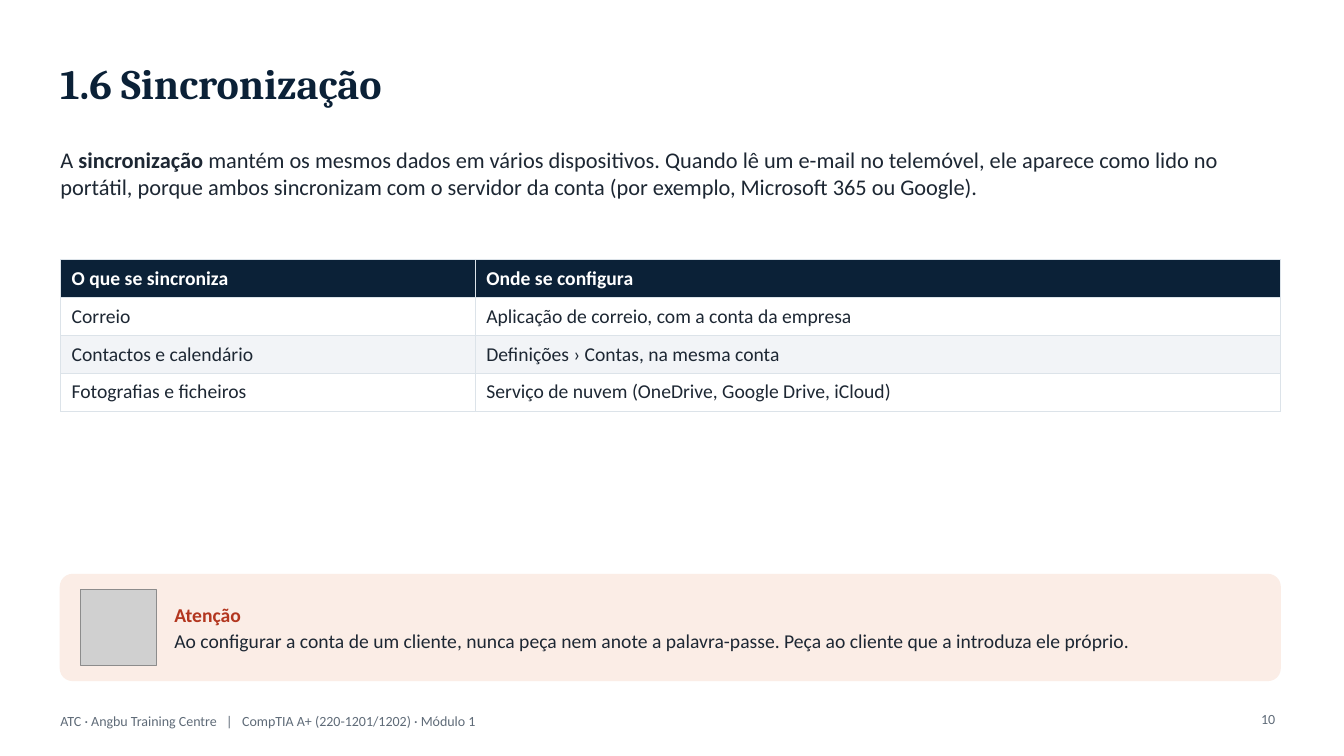
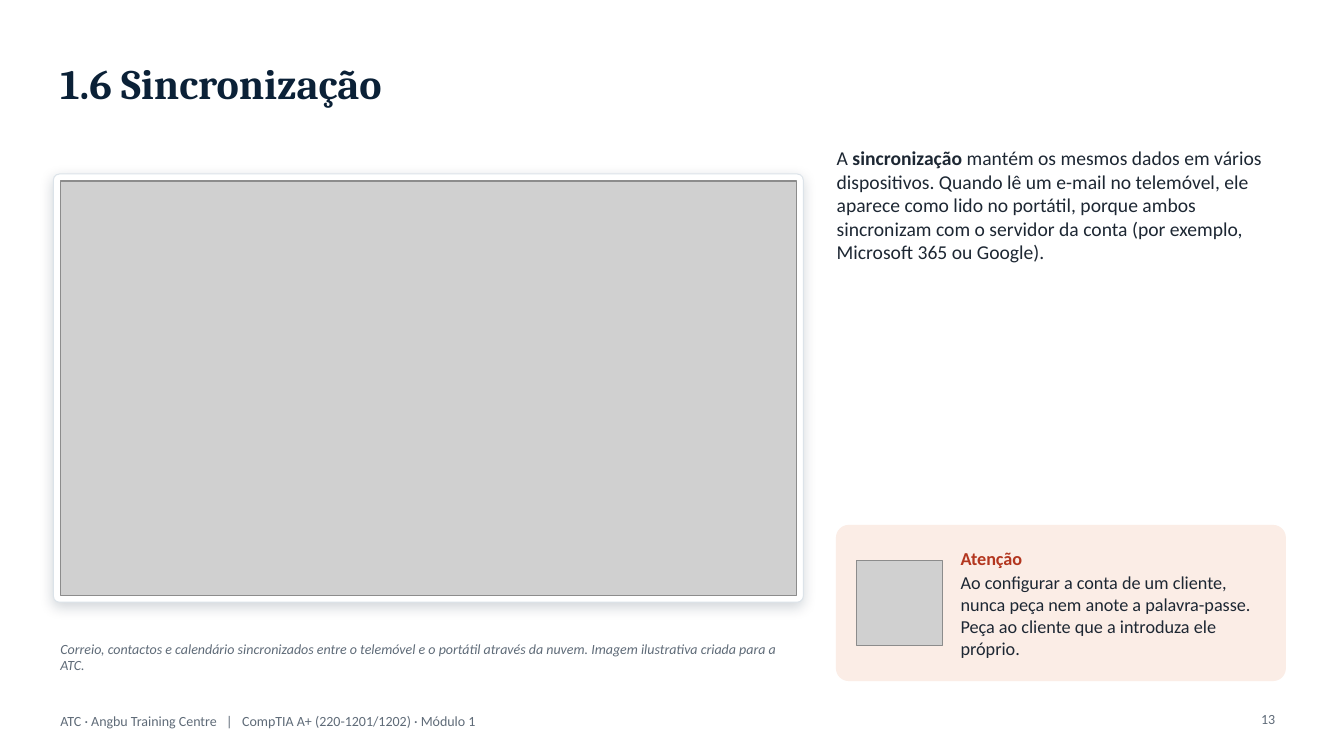
Before and after one commit to almeidaojose36/atc_lms, a slide deck: slide 13 of producao/apresentacoes/CompTIA_A+_Modulo1.pptx (slide 10 before the commit). Drawn at 1344x756 pixels with LibreOffice and Linux fonts; fonts in the diff are those of the drawing; grey boxes stand for pictures; background and template pictures are left out. Boxes give left, top, right and bottom in pixels: in the first picture for what was removed or moved away, otherwise in the second. Text is boxed around its words. In the diff, an @@ line names an element or a change of style, - is before the commit and + after.

```diff
--- a/producao/apresentacoes/CompTIA_A+_Modulo1.pptx
+++ b/producao/apresentacoes/CompTIA_A+_Modulo1.pptx
@@ text "A sincronização mantém os mesmos ...": place and size @@
-text "A sincronização mantém os mesmos ..." at (60,152,1218,199)
+text "A sincronização mantém os mesmos ..." at (837,151,1261,263)
@@ text "A sincronização mantém os mesmos ..." at (837,151,1261,263): size 16 to 14 pt @@
@@ rounded rectangle added at (53,174,804,603), fill #FFFFFF, outline #DCE3E9 0.75 pt @@
@@ picture added at (60,181,797,596) @@
@@ table removed at (60,260,1280,406), 4 rows, 2 columns @@
-O que se sincroniza | Onde se configura
-Correio | Aplicação de correio, com a conta da empresa
-Contactos e calendário | Definições › Contas, na mesma conta
-Fotografias e ficheiros | Serviço de nuvem (OneDrive, Google Drive, iCloud)
@@ rounded rectangle added at (837,525,1286,681), fill #FBEDE6, outline #FBEDE6 1 pt @@
@@ text "Atenção": place and size @@
-text "Atenção" at (174,608,1129,652)
+text "Atenção" at (961,552,1250,658)
@@ text "Atenção" at (961,552,1250,658): size 14 to 13 pt @@
@@ picture: place and size @@
-picture at (81,590,156,665)
+picture at (857,561,943,646)
@@ rounded rectangle removed at (60,575,1280,681) @@
@@ text added at (60,644,776,670), 10 pt, text #5F6B78, italic @@
+Correio, contactos e calendário sincronizados entre o telemóvel e o portátil através da nuvem. Imagem ilustrativa criada para a ATC.
@@ page number at (1261,715,1275,724): text changed @@
-10
+13
```
Also in this commit, not shown: 3 other slides changed, 5 slides added, 2 slides removed, 27 other files.
